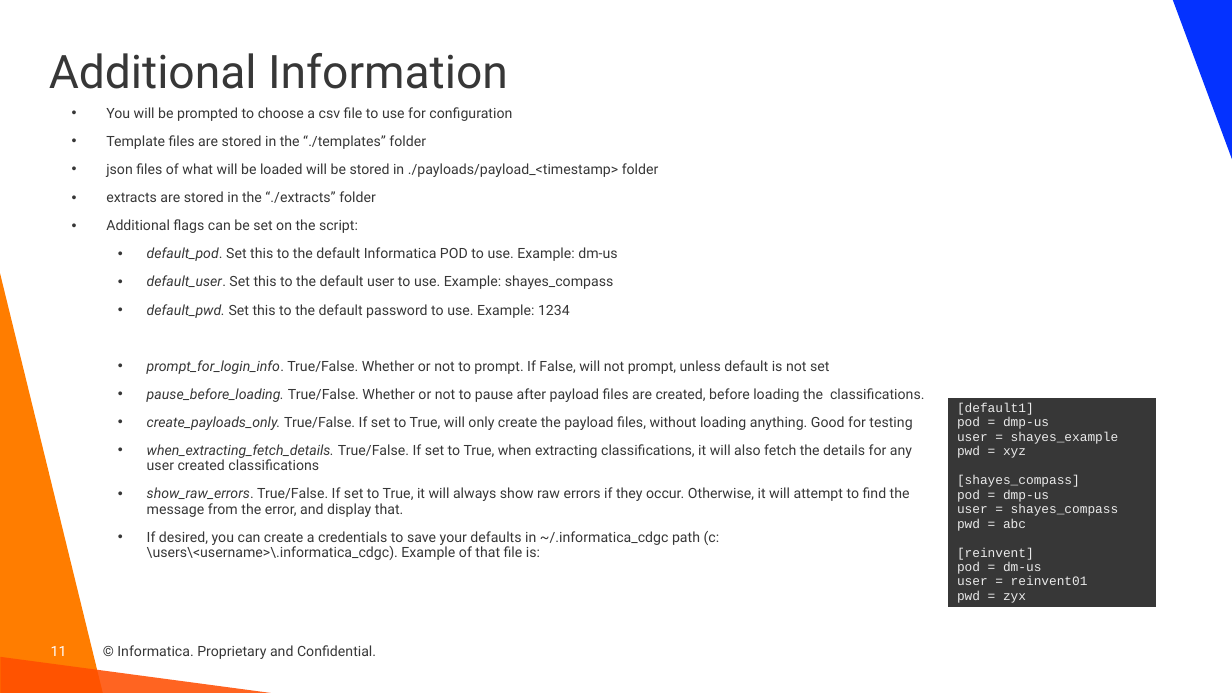
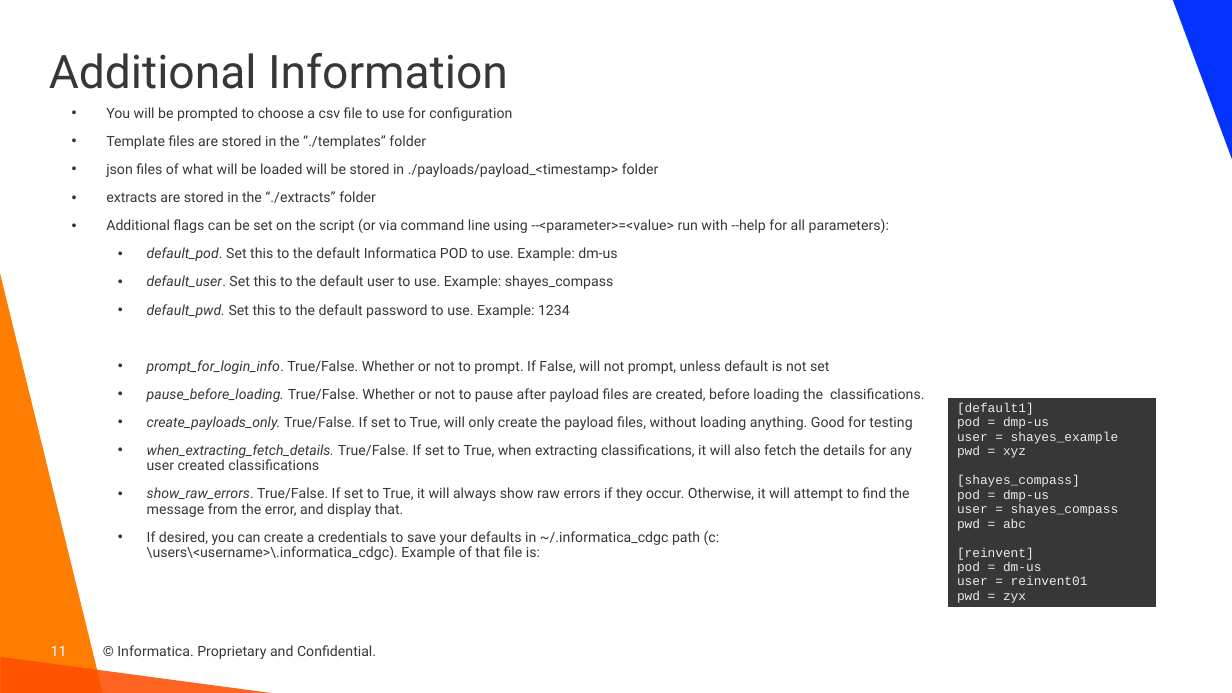
Before and after one commit to haystraw/Informatica_Simple_Classification_Creator, a slide deck: slide 11 of Simple Classification Creator.pptx. Drawn at 1232x693 pixels with LibreOffice and Linux fonts; fonts in the diff are those of the drawing; background and template pictures are left out. Boxes give left, top, right and bottom in pixels: in the first picture for what was removed or moved away, otherwise in the second. Text is boxed around its words. In the diff, an @@ line names an element or a change of style, - is before the commit and + after.

Commit message:
Version 20241209 Updated script to allow for command line parameters Updated some templates

```diff
--- a/Simple Classification Creator.pptx
+++ b/Simple Classification Creator.pptx
@@ text at box(106, 219, 889, 233): text changed @@
-• Additional flags can be set on the script:
+• Additional flags can be set on the script (or via command line using --<parameter>=<value> run with --help for all parameters):
```
Also in this commit, not shown: 9 other files.
